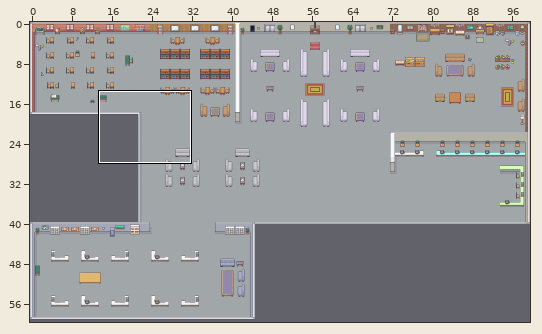
An edit to a level. Tiled map, resources/defaultmap.tmx. The first picture is a wide view before the edit; the outline marks the close-up.
Close-up. As it was:
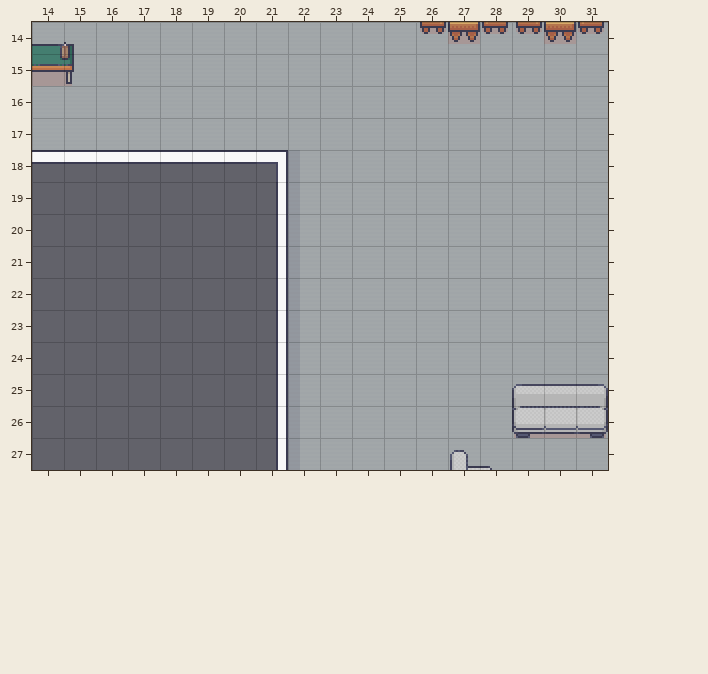
Cells are 32x32 px. Shown: x 14..31, y 14..27. The commit also changed other parts of the map, which this record leaves out. The old version is drawn lined up with the new one.
After the commit:
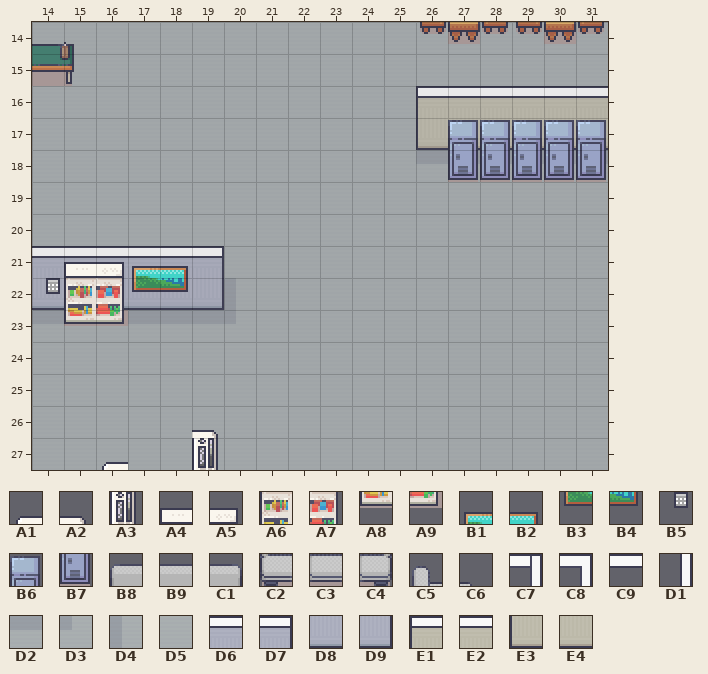
Key: from "MyTerrain": A1 80, A2 82, A3 116, A4 292, A5 293, A6 308, A7 309, A8 324, A9 325, B1 360, B2 361, B3 376, B4 377, B5 441, B6 652, B7 668, B8 1156, B9 1157, C1 1158, C2 1172, C3 1173, C4 1174, C5 1221, C6 1222; from "MyTerrain2": C7 27 turned 90, C8 40 turned 90, C9 45 turned 270, D1 63 turned 90, D2 199, D3 200, D4 215, D5 216, D6 290, D7 291, D8 307, D9 308, E1 323, E2 324, E3 340, E4 341.
__ is an empty cell.
Change:
map size 100x60 -> 100x41 cells
Layer "Ground":
y 16: x 26..31 D5 D5 D5 D5 D5 D5 -> E1 E2 E2 E2 E2 E2
y 17: x 26..31 D5 D5 D5 D5 D5 D5 -> E3 E4 E4 E4 E4 E4
y 18: x 14..21 __ __ __ __ __ __ __ C7 -> D5 D5 D5 D5 D5 D5 D5 D5; x 27..31 D5 D5 D5 D5 D5 -> D2 D2 D2 D2 D2
y 19..20: x 14..21 __ __ __ __ __ __ __ __ -> D5 D5 D5 D5 D5 D5 D5 D5
y 21: x 14..21 __ __ __ __ __ __ __ __ -> D6 D6 D6 D6 D6 D7 D5 D5
y 22: x 14 __ -> D8; x 16..21 __ __ __ __ __ __ -> D8 D8 D8 D9 D4 D5
y 23: x 14..21 __ __ __ __ __ __ __ __ -> D2 D2 D2 D2 D2 D2 D3 D5
y 24..27: x 14..21 __ __ __ __ __ __ __ __ -> D5 D5 D5 D5 D5 D5 D5 D5
Layer "World":
y 17: x 27..31 __ __ __ __ __ -> B6 B6 B6 B6 B6
y 18: x 14..21 C9 C9 C9 C9 C9 C9 C9 C8 -> __ __ __ __ __ __ __ __; x 27..31 __ __ __ __ __ -> B7 B7 B7 B7 B7
y 19..20: x 21 D1 -> __
y 21: x 15..18 __ __ __ __ -> A4 A5 B1 B2; x 21 D1 -> __
y 22: x 14..18 __ __ __ __ __ -> B5 A6 A7 B3 B4; x 21 D1 -> __
y 23: x 15..16 __ __ -> A8 A9; x 21 D1 -> __
y 24: x 21 D1 -> __
y 25: x 21 D1 -> __; x 29..31 B8 B9 C1 -> __ __ __
y 26: x 19 __ -> A2; x 21 D1 -> __; x 29..31 C2 C3 C4 -> __ __ __
y 27: x 16 __ -> A1; x 19 __ -> A3; x 21 D1 -> __; x 27..28 C5 C6 -> __ __
Pixel boxes of the changes (left, top, right, bottom) in both close-ups:
changed: (416, 86, 608, 182)
changed: (32, 150, 288, 470)
removed: (450, 384, 608, 470)
